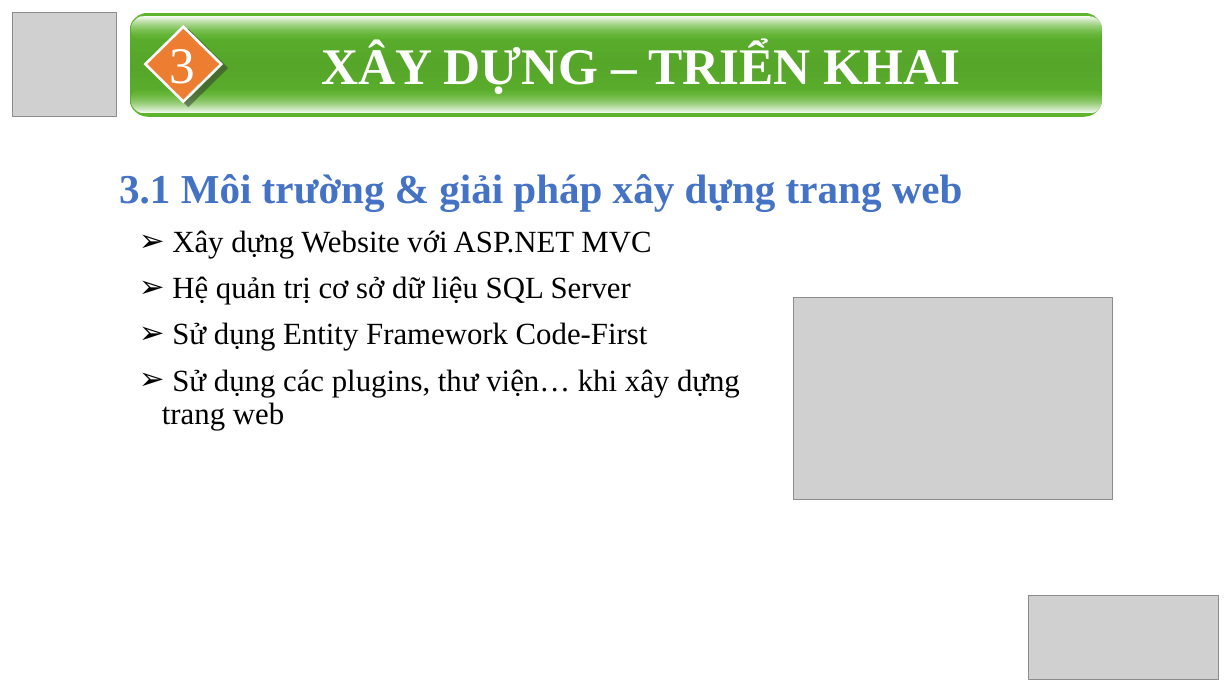
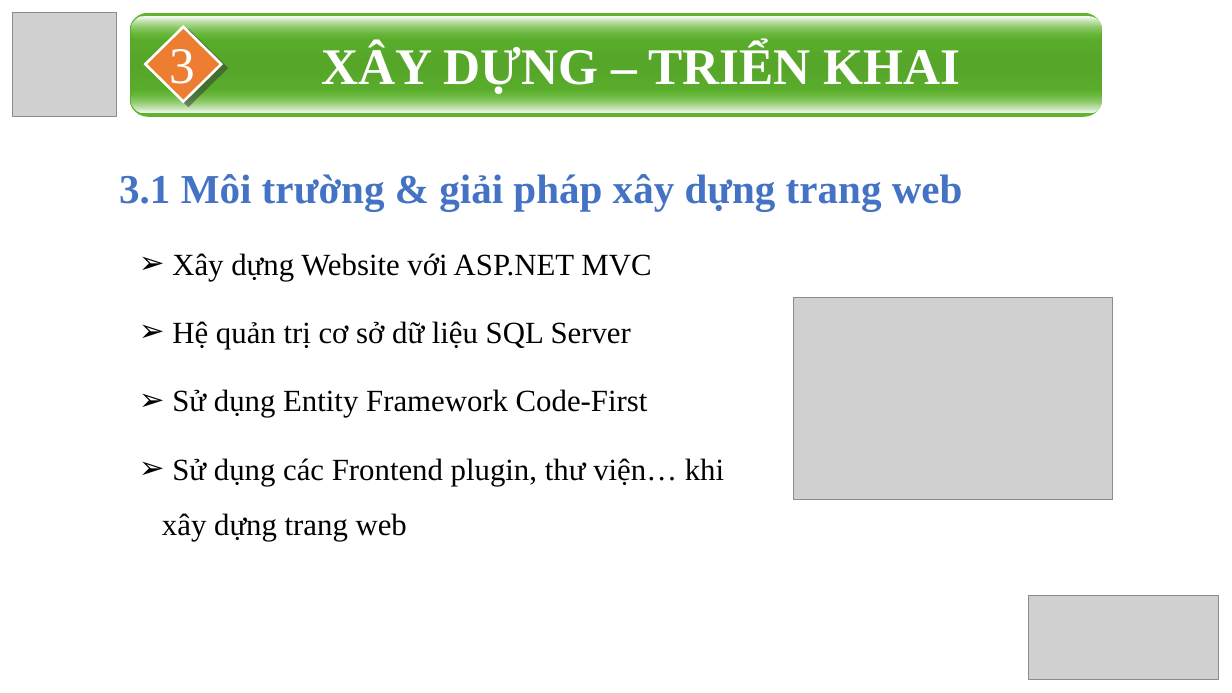
Before and after one commit to 2iamhuyvu/DATN, a slide deck: slide 17 of DATN.pptx (slide 18 before the commit). Drawn at 1232x693 pixels with LibreOffice and Linux fonts; fonts in the diff are those of the drawing; grey boxes stand for pictures. Boxes give left, top, right and bottom in pixels: in the first picture for what was removed or moved away, otherwise in the second. Text is boxed around its words. In the diff, an @@ line names an element or a change of style, - is before the commit and + after.

```diff
--- a/DATN.pptx
+++ b/DATN.pptx
@@ text at [172,253,651,417]: line spacing 0.9 to 1.5 @@
@@ text at [162,458,724,541]: text changed @@
-➢ Sử dụng các plugins, thư viện… khi xây dựng trang web
+➢ Sử dụng các Frontend plugin, thư viện… khi xây dựng trang web
```
Also in this commit, not shown: 8 other slides changed, 1 slide removed.
